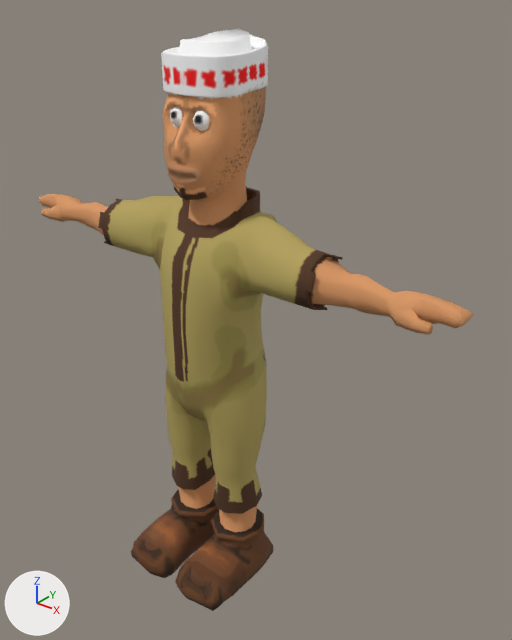
What one commit did to the FBX model Project Folder0008/Project Folder/Assets/Frier.fbx.
Before and after are seen from a 50 mm lens placed at (0.194, -0.209, 0.268), pointed at (0.008, 0.023, 0.125). Every picture has the same lights, and +X, +Y and +Z are marked at lower left. Where no turn or scale is listed for an object, it has been applied to the vertices.
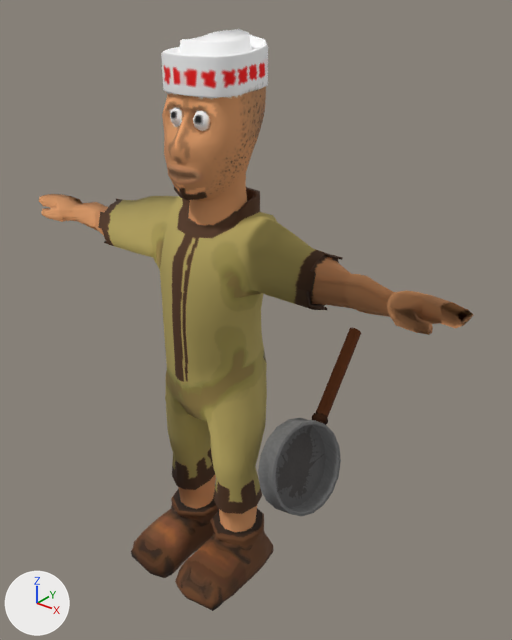
The newer file is also turned or shifted as a whole; pictures and numbers use the older file's frame.

What the commit changed:
Picture 'Pan Diffuse.tga' (img_pan_diffuse_tga) is new.
Picture 'Pan Specular.tga' (img_pan_specular_tga) is new.
Material 'blinn3' (mat_blinn3) is new.
Uses the picture img_pan_diffuse_tga.
Uses the picture img_pan_specular_tga.
me_mesh has 1994 vertices, 1995 faces and spans x -0.116..0.115, y -0.037..0.032, z -0.001..0.249.
me_mesh is used by ob_mesh; location (0.0, 0.0, 0.0).
me_mesh part 1: its shading normals changed.
Mesh me_mesh_001 is new.
It has 202 vertices, 204 faces and spans x -0.0095..0.0136, y -0.0407..0.0366, z -0.0388..0.0333.
It uses material mat_blinn3.
Object 'Fryingpan:RoadKillOut' (ob_fryingpan_roadkillout) is new; it shows me_mesh_001.
Its location is (0.0412, 0.0309, 0.0806).

Changed parts and their boxes [x1, y1, x2, y2] in the pictures (512 x 640 px):
'Mesh', shading changed: [39, 193, 473, 607] in both
'Fryingpan:RoadKillOut', added: after [258, 328, 361, 516]
